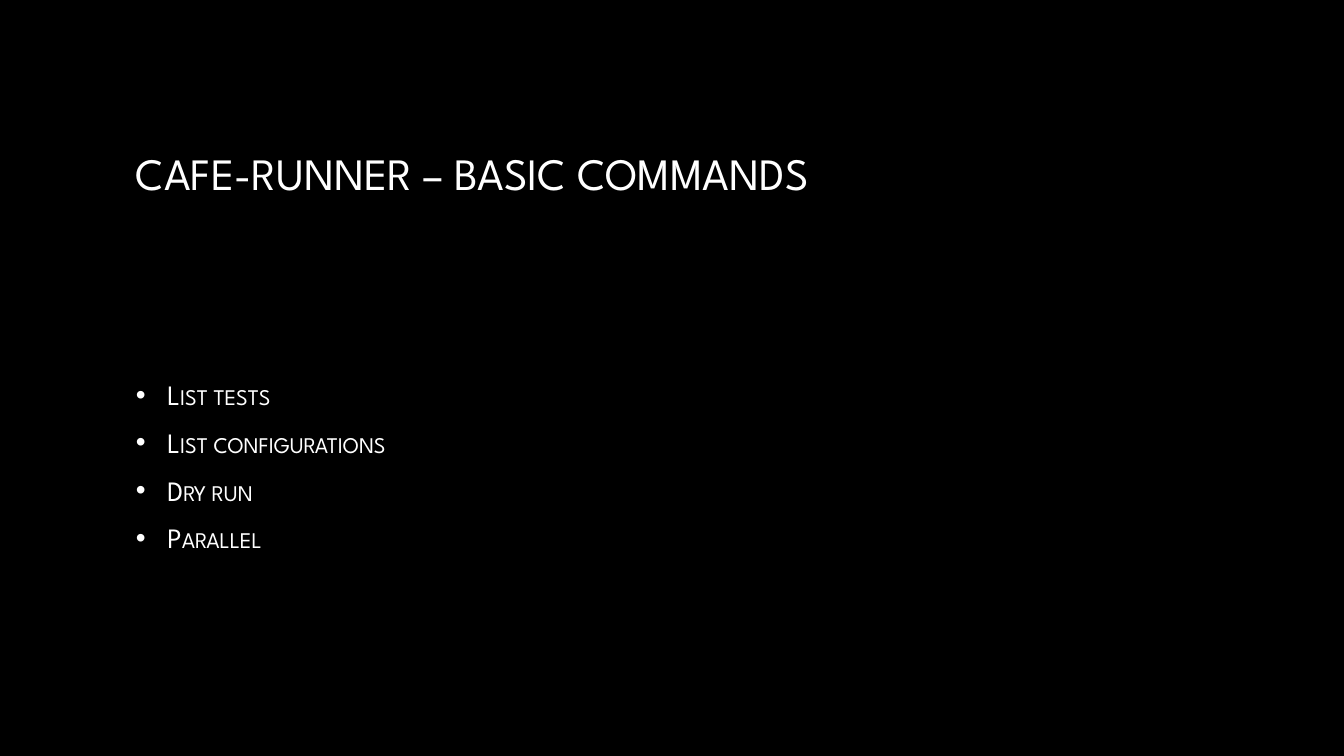
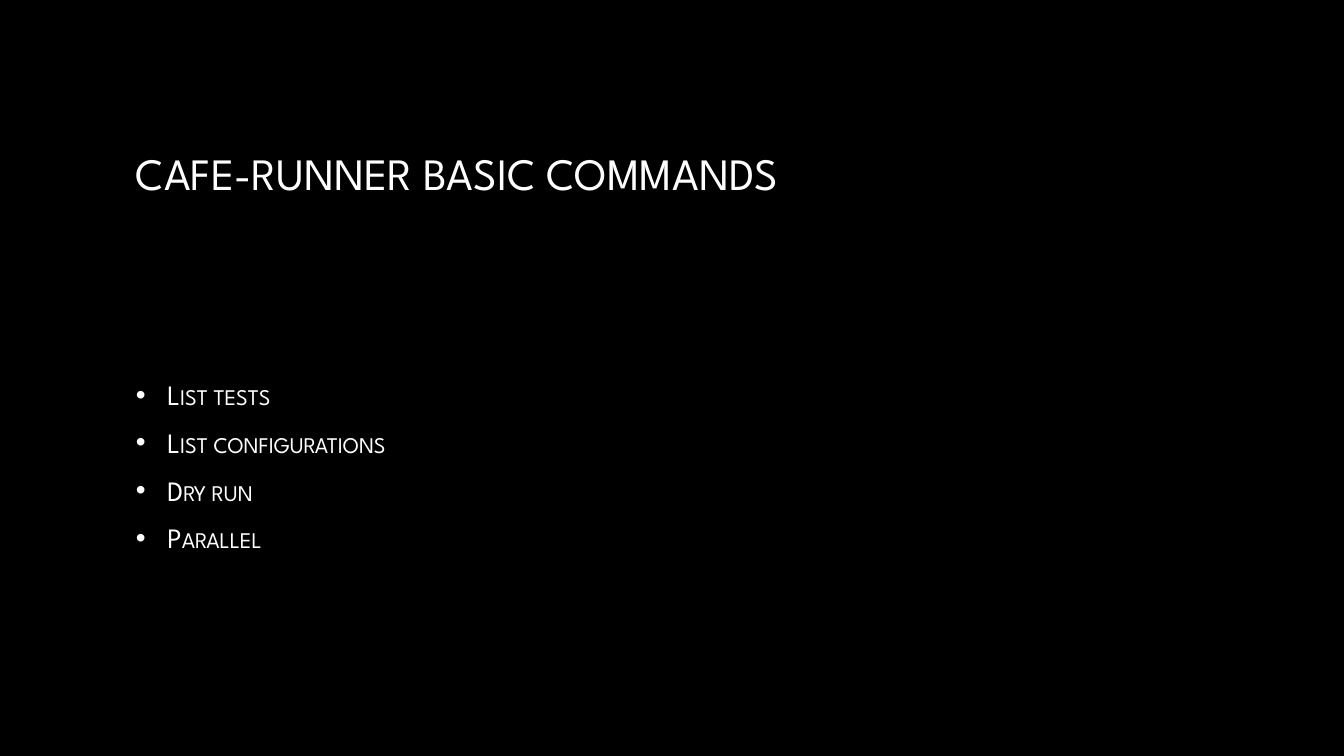
Before and after one commit to dwalleck/opencafe-training, a slide deck: slide 12 of OpenCafeTraining-Part2.pptx (slide 11 before the commit). Drawn at 1344x756 pixels with LibreOffice and Linux fonts; fonts in the diff are those of the drawing; background and template pictures are left out. Boxes give left, top, right and bottom in pixels: in the first picture for what was removed or moved away, otherwise in the second. Text is boxed around its words. In the diff, an @@ line names an element or a change of style, - is before the commit and + after.

Commit message:
Fleshing out logging and runner sections

```diff
--- a/OpenCafeTraining-Part2.pptx
+++ b/OpenCafeTraining-Part2.pptx
@@ title at (136, 160, 778, 191): text changed @@
-CAFE-RUNNER – BASIC COMMANDS
+CAFE-RUNNER BASIC COMMANDS
```
Also in this commit, not shown: 5 other slides changed, 9 slides added, 2 slides removed, 5 other files.
